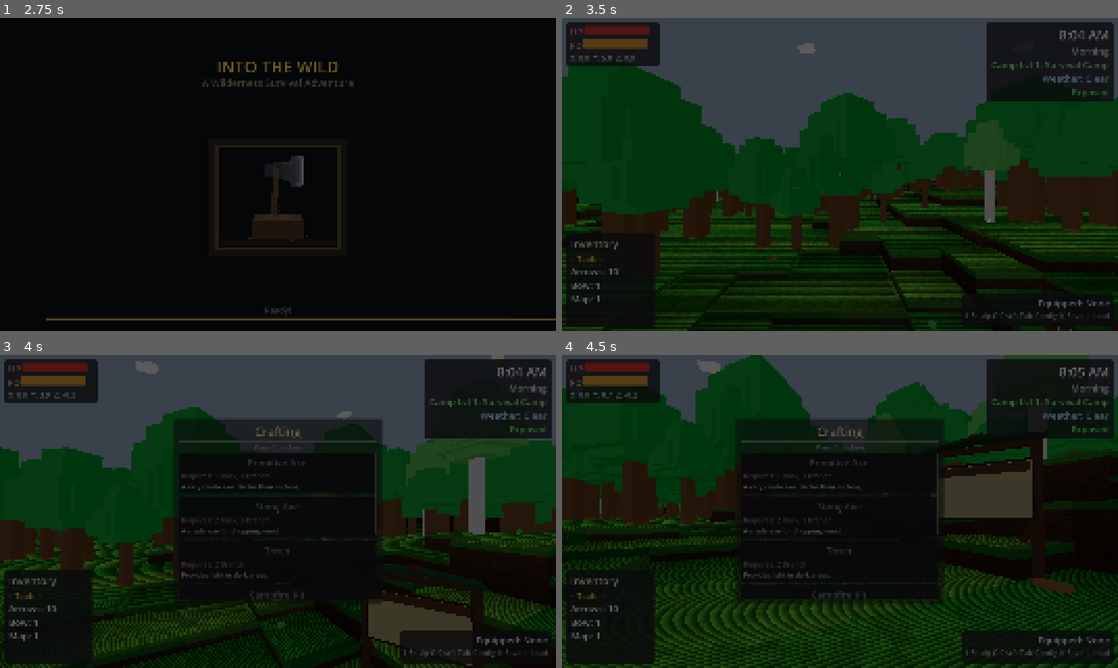
Above: before the commit, frames 1-4 (two rows, left to right).
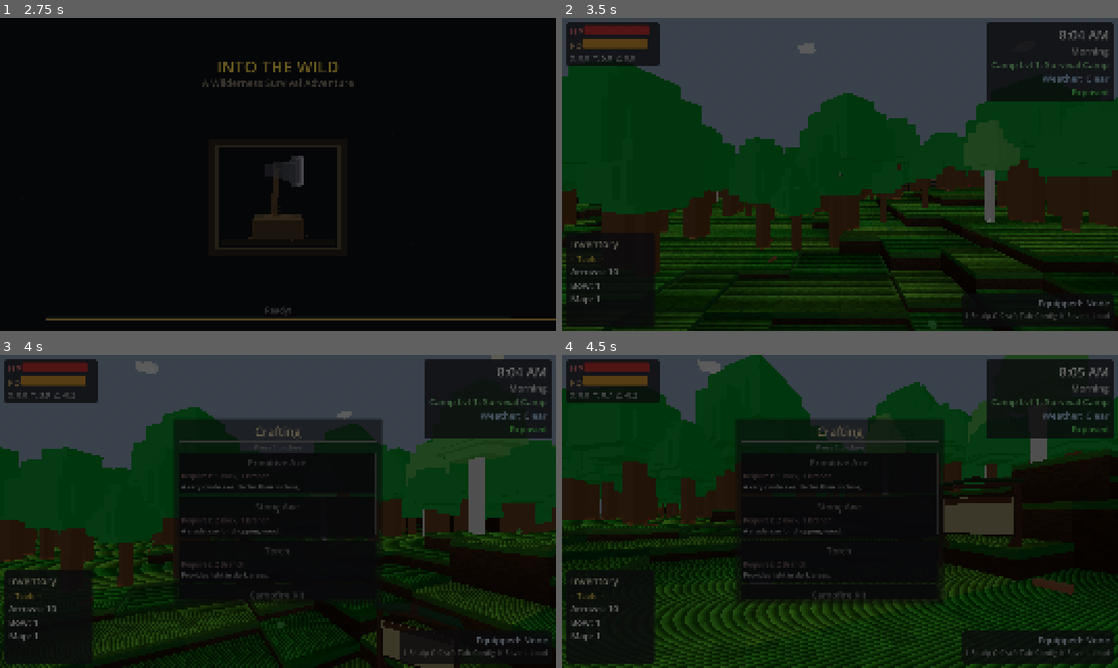
Above: after the commit, the same moments.

Repository: adchamberlain/into-the-wild
Game: Godot game, scene res://scenes/main.tscn
Same seed, same stepped clock (60 frames per second), same inputs: the game is played once before the commit and once after it.
Inputs (mouse positions are in pixels of both pictures, inside the frame that each line leads up to):
- Up to frame 1 (2.75 s): tap Enter at 0.5, 2 s; move the mouse to (305, 174) at 0.52 s; hold E (interact) 0.53-1.28 s; hold W (move_forward) from 0.53 s (still down); click (305, 174) at 0.67 s; tap Space (jump) at 0.77, 1.07, 1.25, 1.52, 1.82 s; move the mouse to (250, 174) at 1.27 s; tap F (eat) at 1.35 s; tap E (interact) at 1.55 s; move the mouse to (289, 168) at 2.02 s; hold E (interact) from 2.03 s (still down)
- Up to frame 2 (3.5 s): keep holding W (move_forward); move the mouse to (834, 180) at 2.77 s; release E (interact) at 2.78 s; tap M (move_structure) at 2.85 s; click (834, 180) at 2.92 s; tap Space (jump) at 3.02, 3.32 s; tap E (interact) at 3.05 s
- Up to frame 3 (4 s): keep holding W (move_forward); move the mouse to (316, 514) at 3.52 s; hold C (open_crafting) from 3.53 s (still down); tap Space (jump) at 3.77 s; tap E (interact) at 3.8 s
- Up to frame 4 (4.5 s): tap Space (jump) at 4.07 s; release W (move_forward) at 4.25 s; release C (open_crafting) at 4.25 s; drag from (673, 464) to (756, 433) at 4.27 s

Frame 1 is identical in both runs. In frame 2, less than 0.1% of the frame differs, in the area x 86-93%, y 98-100%; in frame 3, 2.1%; in frame 4, 3.6%, in the area x 68-87%, y 24-72%.

Commit message:
Shrink wilderness sign 3D model to 70% scale
Co-Authored-By: Claude Opus 4.6 <noreply@anthropic.com>

Diff:
--- a/scripts/world/wilderness_sign.gd
+++ b/scripts/world/wilderness_sign.gd
@@ -70,6 +70,15 @@
 
 
 func _build_mesh() -> void:
+	# Scale the entire sign to 70% of original size
+	const SIGN_SCALE: float = 0.7
+
+	# Mesh container (scaled down, collision stays separate)
+	var mesh_root: Node3D = Node3D.new()
+	mesh_root.name = "MeshRoot"
+	mesh_root.scale = Vector3(SIGN_SCALE, SIGN_SCALE, SIGN_SCALE)
+	add_child(mesh_root)
+
 	# --- Left post ---
 	var left_post: MeshInstance3D = MeshInstance3D.new()
 	var left_post_mesh: BoxMesh = BoxMesh.new()
@@ -77,7 +86,7 @@
 	left_post.mesh = left_post_mesh
 	left_post.material_override = _mat_post
 	left_post.position = Vector3(-1.3, 1.75, 0.0)
-	add_child(left_post)
+	mesh_root.add_child(left_post)
 
 	# --- Right post ---
 	var right_post: MeshInstance3D = MeshInstance3D.new()
@@ -86,7 +95,7 @@
 	right_post.mesh = right_post_mesh
 	right_post.material_override = _mat_post
 	right_post.position = Vector3(1.3, 1.75, 0.0)
-	add_child(right_post)
+	mesh_root.add_child(right_post)
 
 	# --- Cross beam at top ---
 	var cross_beam: MeshInstance3D = MeshInstance3D.new()
@@ -95,7 +104,7 @@
 	cross_beam.mesh = cross_beam_mesh
 	cross_beam.material_override = _mat_post
 	cross_beam.position = Vector3(0.0, 3.45, 0.0)
-	add_child(cross_beam)
+	mesh_root.add_child(cross_beam)
 
 	# --- Angled roof - left slab ---
 	var roof_left: MeshInstance3D = MeshInstance3D.new()
@@ -105,7 +114,7 @@
 	roof_left.material_override = _mat_roof
 	roof_left.position = Vector3(-0.65, 3.65, 0.0)
 	roof_left.rotation_degrees.z = 8.0
-	add_child(roof_left)
+	mesh_root.add_child(roof_left)
 
 	# --- Angled roof - right slab ---
 	var roof_right: MeshInstance3D = MeshInstance3D.new()
@@ -115,7 +124,7 @@
 	roof_right.material_override = _mat_roof
 	roof_right.position = Vector3(0.65, 3.65, 0.0)
 	roof_right.rotation_degrees.z = -8.0
-	add_child(roof_right)
+	mesh_root.add_child(roof_right)
 
 	# --- Ridge cap ---
 	var ridge: MeshInstance3D = MeshInstance3D.new()
@@ -124,7 +133,7 @@
 	ridge.mesh = ridge_mesh
 	ridge.material_override = _mat_post
 	ridge.position = Vector3(0.0, 3.75, 0.0)
-	add_child(ridge)
+	mesh_root.add_child(ridge)
 
 	# --- Main information board ---
 	var board: MeshInstance3D = MeshInstance3D.new()
@@ -133,7 +142,7 @@
 	board.mesh = board_mesh
 	board.material_override = _mat_board
 	board.position = Vector3(0.0, 2.25, 0.05)
-	add_child(board)
+	mesh_root.add_child(board)
 
 	# --- Header strip ---
 	var header: MeshInstance3D = MeshInstance3D.new()
@@ -142,7 +151,7 @@
 	header.mesh = header_mesh
 	header.material_override = _mat_header
 	header.position = Vector3(0.0, 2.85, 0.09)
-	add_child(header)
+	mesh_root.add_child(header)
 
 	# --- Frame edges (thin dark strips) ---
 	# Top edge
@@ -152,7 +161,7 @@
 	frame_top.mesh = frame_top_mesh
 	frame_top.material_override = _mat_frame
 	frame_top.position = Vector3(0.0, 3.02, 0.09)
-	add_child(frame_top)
+	mesh_root.add_child(frame_top)
 
 	# Bottom edge
 	var frame_bottom: MeshInstance3D = MeshInstance3D.new()
@@ -161,7 +170,7 @@
 	frame_bottom.mesh = frame_bottom_mesh
 	frame_bottom.material_override = _mat_frame
 	frame_bottom.position = Vector3(0.0, 1.48, 0.09)
-	add_child(frame_bottom)
+	mesh_root.add_child(frame_bottom)
 
 	# Left edge
 	var frame_left: MeshInstance3D = MeshInstance3D.new()
@@ -170,7 +179,7 @@
 	frame_left.mesh = frame_left_mesh
 	frame_left.material_override = _mat_frame
 	frame_left.position = Vector3(-1.22, 2.25, 0.09)
-	add_child(frame_left)
+	mesh_root.add_child(frame_left)
 
 	# Right edge
 	var frame_right: MeshInstance3D = MeshInstance3D.new()
@@ -179,7 +188,7 @@
 	frame_right.mesh = frame_right_mesh
 	frame_right.material_override = _mat_frame
 	frame_right.position = Vector3(1.22, 2.25, 0.09)
-	add_child(frame_right)
+	mesh_root.add_child(frame_right)
 
 	# --- Support braces (angled from posts to board) ---
 	var brace_left: MeshInstance3D = MeshInstance3D.new()
@@ -189,7 +198,7 @@
 	brace_left.material_override = _mat_post
 	brace_left.position = Vector3(-1.15, 1.2, 0.0)
 	brace_left.rotation_degrees.z = 25.0
-	add_child(brace_left)
+	mesh_root.add_child(brace_left)
 
 	var brace_right: MeshInstance3D = MeshInstance3D.new()
 	var brace_right_mesh: BoxMesh = BoxMesh.new()
@@ -198,14 +207,14 @@
 	brace_right.material_override = _mat_post
 	brace_right.position = Vector3(1.15, 1.2, 0.0)
 	brace_right.rotation_degrees.z = -25.0
-	add_child(brace_right)
-
-	# --- Collision shape for interaction raycast ---
+	mesh_root.add_child(brace_right)
+
+	# --- Collision shape (scaled separately — Godot warns about scaled collision parents) ---
 	var col_shape: CollisionShape3D = CollisionShape3D.new()
 	var box: BoxShape3D = BoxShape3D.new()
-	box.size = Vector3(2.8, 3.5, 0.5)
+	box.size = Vector3(2.8 * SIGN_SCALE, 3.5 * SIGN_SCALE, 0.5 * SIGN_SCALE)
 	col_shape.shape = box
-	col_shape.position = Vector3(0.0, 1.75, 0.0)
+	col_shape.position = Vector3(0.0, 1.75 * SIGN_SCALE, 0.0)
 	add_child(col_shape)
 
 
